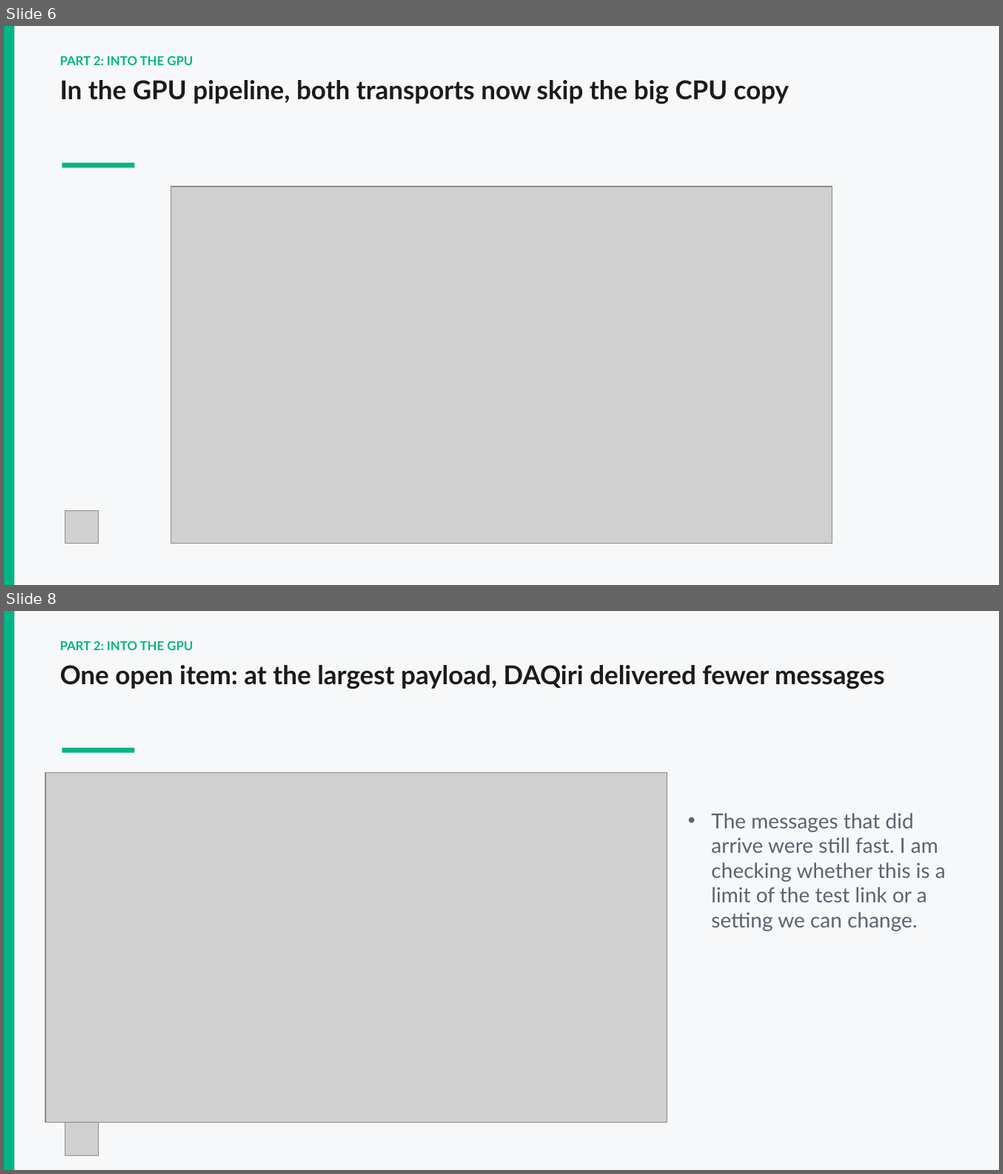
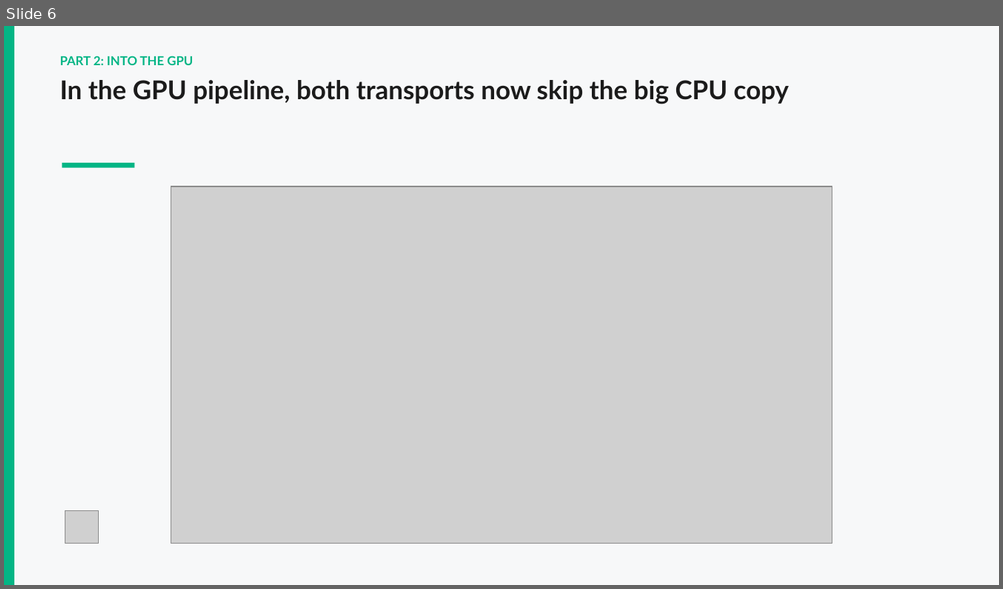
Before and after one commit to dvthomas01/DAQIRI_v_GRPC, a slide deck: presentation/Intern_showcase_Dami.pptx. Shown one above the other, each under a label of ours: slides 6 and 8 before the commit, slide 6 after it; the slides between them are not shown. The pictures are 1003x1174 and 1003x589 pixels, drawn with LibreOffice and Linux fonts; fonts in the diff are those of the drawing; grey boxes stand for pictures. Boxes give left, top, right and bottom in pixels: in the first picture for what was removed or moved away, otherwise in the second. Text is boxed around its words. In the diff, an @@ line names an element or a change of style, - is before the commit and + after.

```diff
--- a/presentation/Intern_showcase_Dami.pptx
+++ b/presentation/Intern_showcase_Dami.pptx
@@ slide 8 removed at (4,611,999,1170), background #F7F8F9 @@
@@ rectangle removed at (4,611,14,1170) @@
@@ text removed at (60,641,193,650) @@
-PART 2: INTO THE GPU
@@ text removed at (60,665,885,689) @@
-One open item: at the largest payload, DAQiri delivered fewer messages
@@ rectangle removed at (62,748,134,753) @@
@@ picture removed at (45,773,667,1123) @@
@@ text removed at (711,813,945,931) @@
-• The messages that did arrive were still fast. I am checking whether this is a limit of the test link or a setting we can change.
@@ picture removed at (65,1123,98,1156) @@
```
Also in this commit, not shown: 6 slides changed, 6 slides added, 1 other slide removed, 7 other files.
